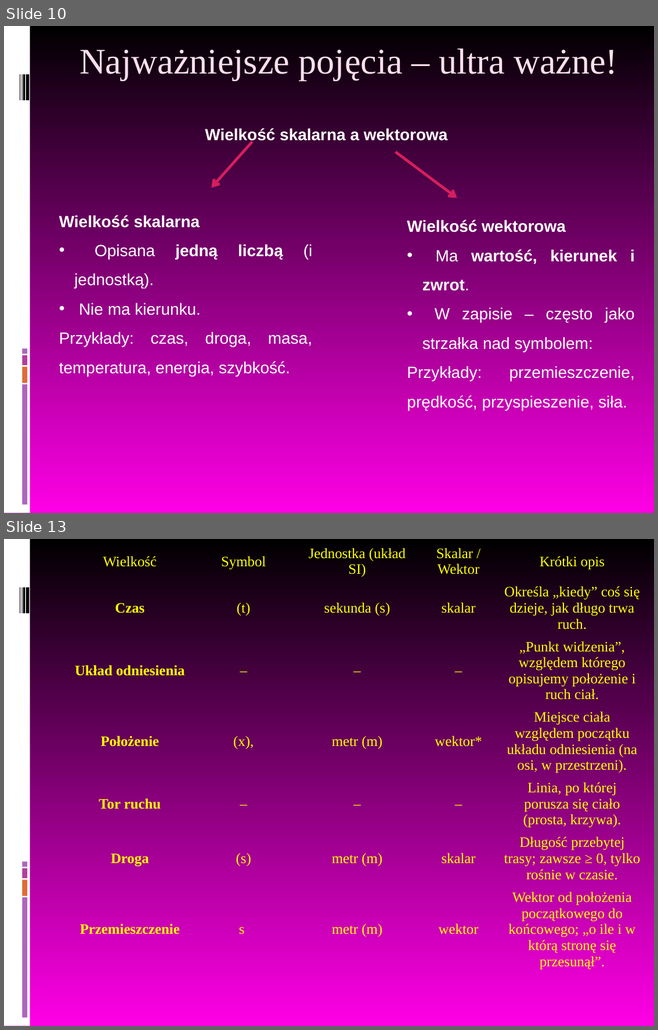
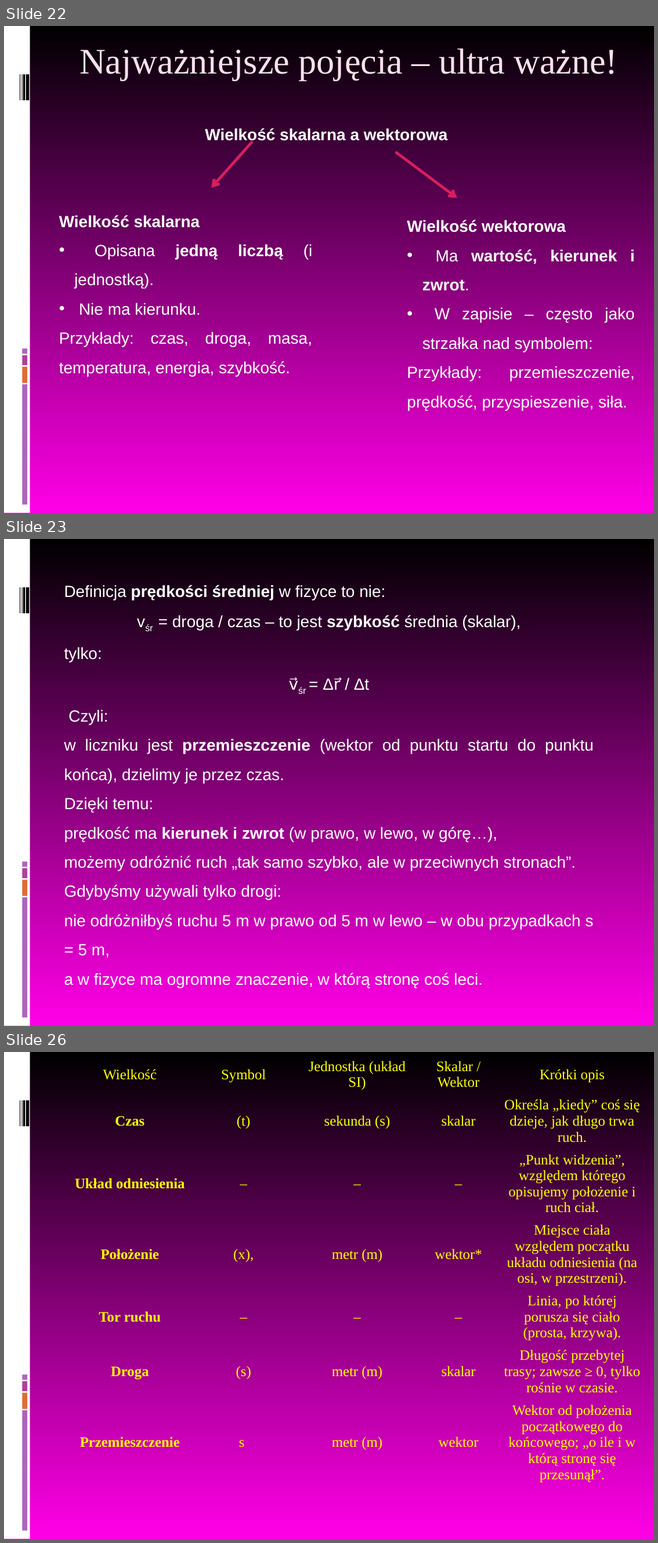
Before and after one commit to MichalMus/Fizyka-w-szkole, a slide deck: 4.Kinematyka/2.Ruch jednostajny prostoliniowy.ppt. Shown one above the other, each under a label of ours: slides 10 and 13 before the commit, slides 22, 23 and 26 after it; the slides between them are not shown. The pictures are 658x1030 and 658x1543 pixels, drawn with LibreOffice and Linux fonts; fonts in the diff are those of the drawing. Boxes give left, top, right and bottom in pixels: in the first picture for what was removed or moved away, otherwise in the second. Text is boxed around its words. In the diff, an @@ line names an element or a change of style, - is before the commit and + after.

```diff
--- a/4.Kinematyka/2.Ruch jednostajny prostoliniowy.ppt
+++ b/4.Kinematyka/2.Ruch jednostajny prostoliniowy.ppt
@@ slide 23 added at (4,539,654,1026), background gradient #000000 to #FF00E6; not listed: 9 template elements that a slide beside it also shows @@
@@ text added at (64,585,593,988), 18 pt, text #FFFFFF @@
+Definicja prędkości średniej w fizyce to nie:
+vśr = droga / czas – to jest szybkość średnia (skalar),
+tylko:
+v⃗śr = Δr⃗ / Δt
+Czyli:
+w liczniku jest przemieszczenie (wektor od punktu startu do punktu końca), dzielimy je przez czas.
+Dzięki temu:
+prędkość ma kierunek i zwrot (w prawo, w lewo, w górę…),
+możemy odróżnić ruch „tak samo szybko, ale w przeciwnych stronach”.
+Gdybyśmy używali tylko drogi:
+nie odróżniłbyś ruchu 5 m w prawo od 5 m w lewo – w obu przypadkach s = 5 m,
+a w fizyce ma ogromne znaczenie, w którą stronę coś leci.
@@ what was slide 10 is now slide 22 @@
@@ what was slide 13 is now slide 26 @@
```
Also in this commit, not shown: 3 slides changed, 15 other slides added, 3 slides removed, 2 other files.
